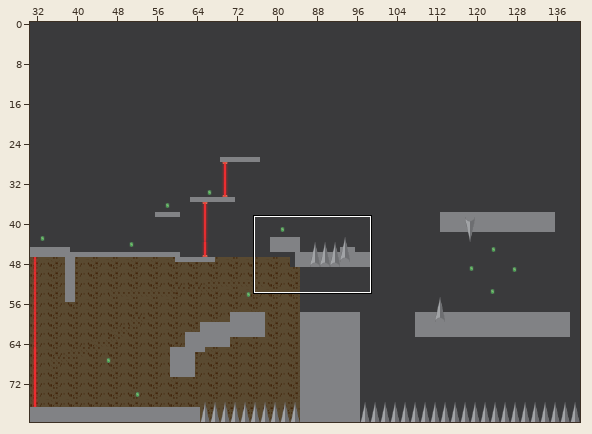
Tiled map (JSON): assets/Tilemaps/Map2.json. The first picture is a wide view before the edit; the outline marks the close-up.
Close-up. Old version:
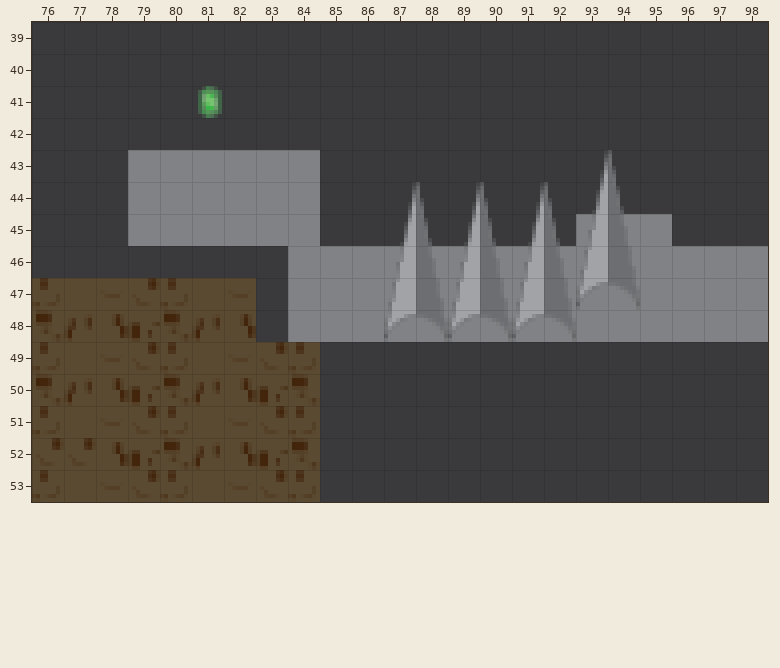
Cells are 8x8 px. Shown: x 76..98, y 39..53. The commit also changed other parts of the map, which this record leaves out.
After:
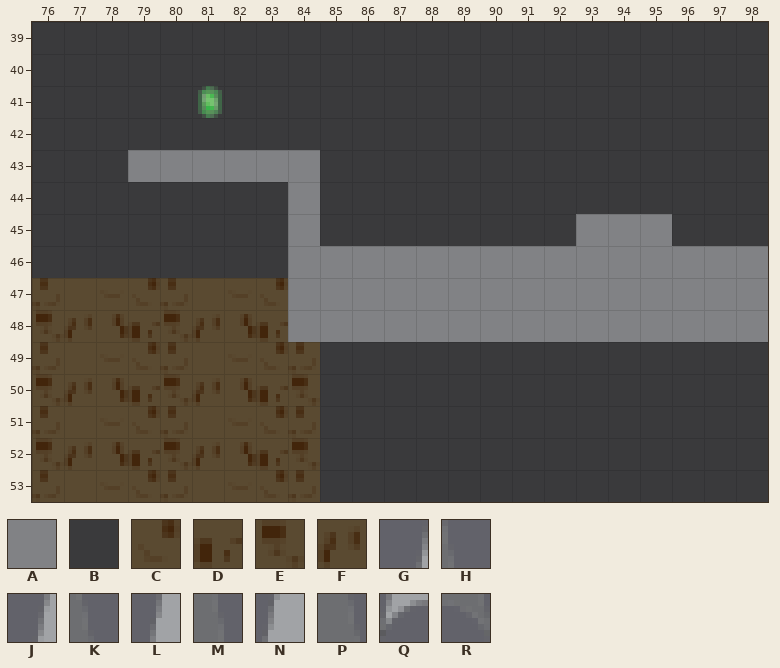
Key: from "tileset1": A 3, B 19, C 33, D 41, E 42, F 43; from "tileset2": G 78, H 79, J 94, K 95, L 110, M 111, N 126, P 127, Q 142, R 143.
_ is an empty cell, . an unchanged one.
Difference:
--- layer "BG"
@@ x 83..83 @@
-47 B
-48 B
+47 C
+48 D
@@ x 76..77 @@
-52 CC
+52 EF
--- layer "Terrain"
@@ x 79..83 @@
-44 AAAAA
-45 AAAAA
+44 _____
+45 _____
--- layer "Hazard"
@@ x 87..94 @@
-43 ......GH
-44 GHGHGHJK
-45 JKJKJKLM
-46 LMLMLMNP
-47 NPNPNPQR
-48 QRQRQR..
+43 ......__
+44 ________
+45 ________
+46 ________
+47 ________
+48 ______..
Pixel boxes of the changes (left, top, right, bottom) in both close-ups:
removed: (384, 150, 640, 342)
removed: (128, 182, 288, 246)
changed: (256, 278, 288, 342)
changed: (36, 438, 96, 470)
